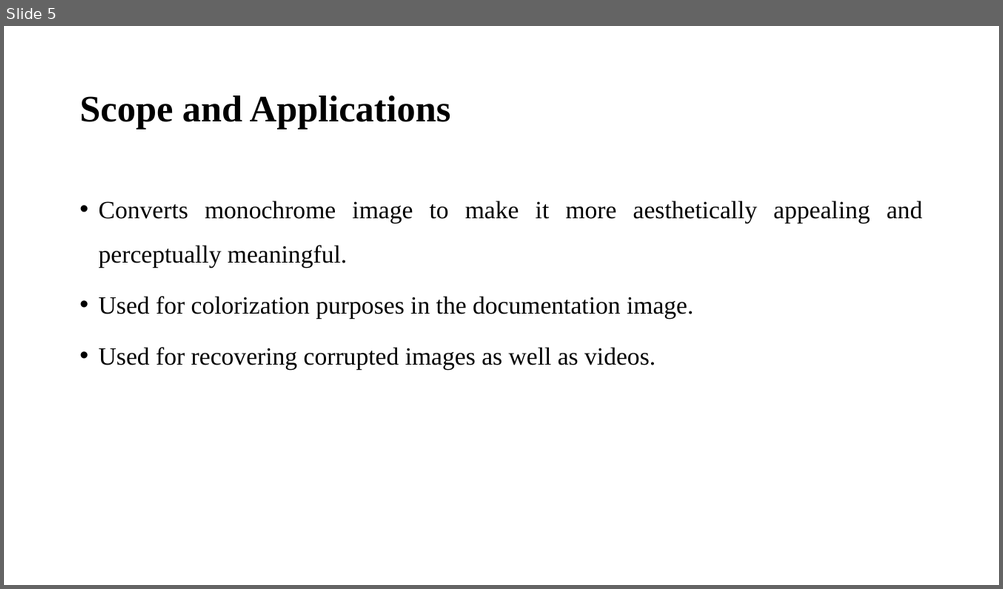
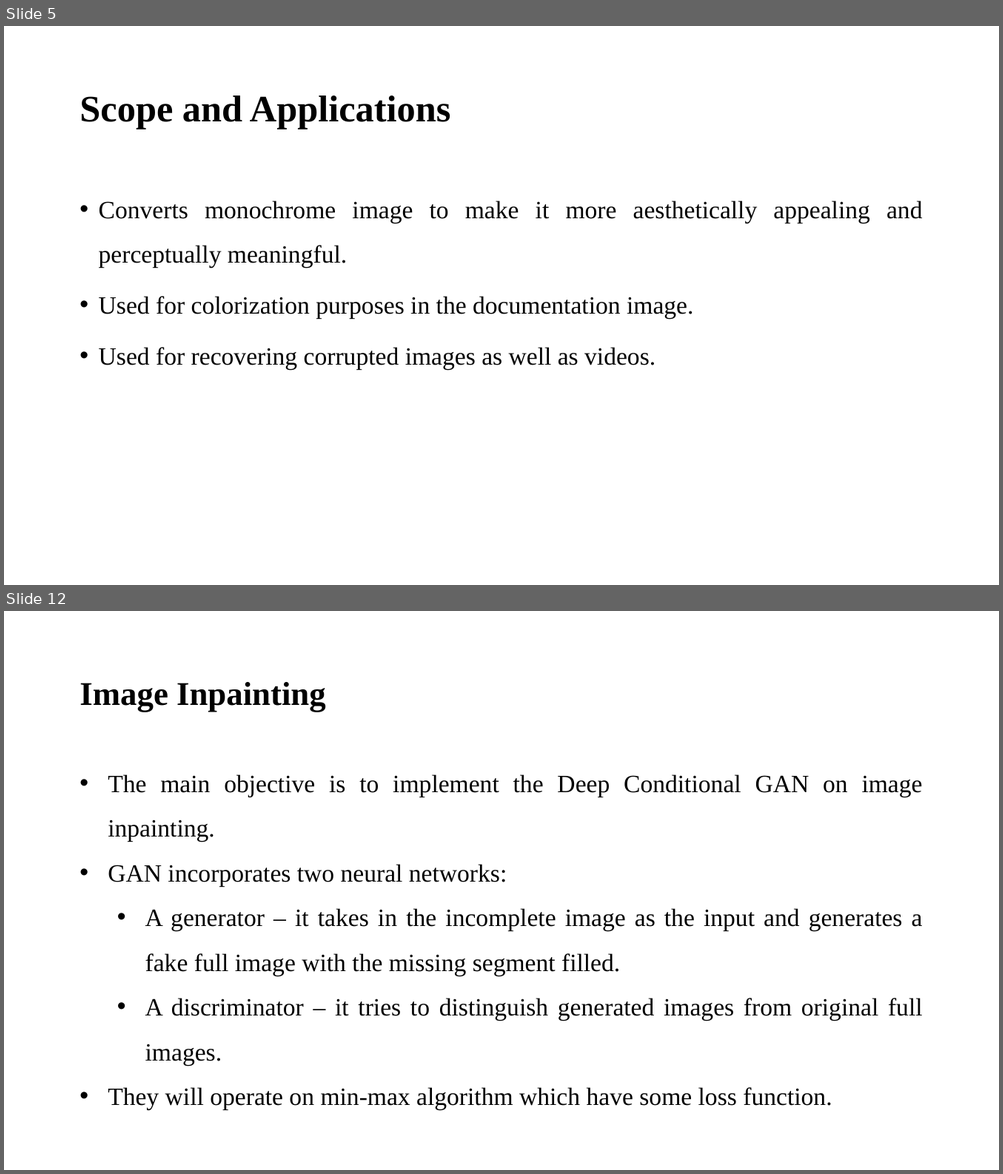
Before and after one commit to sujanW0W/MajorProject, a slide deck: Image colorization and Inpainting/Image inpainting and colourization.pptx. Shown one above the other, each under a label of ours: slide 5 before the commit, slides 5 and 12 after it; the slides between them are not shown. The pictures are 1003x589 and 1003x1174 pixels, drawn with LibreOffice and Linux fonts; fonts in the diff are those of the drawing. Boxes give left, top, right and bottom in pixels: in the first picture for what was removed or moved away, otherwise in the second. Text is boxed around its words. In the diff, an @@ line names an element or a change of style, - is before the commit and + after.

```diff
--- a/Image colorization and Inpainting/Image inpainting and colourization.pptx
+++ b/Image colorization and Inpainting/Image inpainting and colourization.pptx
@@ slide 12 added at [4,611,999,1170], background #FFFFFF @@
@@ title added at [79,682,326,712], 32 pt, text #000000, bold @@
+Image Inpainting
@@ text added at [108,775,922,1111], 24 pt, text #000000 @@
+• The main objective is to implement the Deep Conditional GAN on image inpainting.
+• GAN incorporates two neural networks:
+  • A generator – it takes in the incomplete image as the input and generates a fake full image with the missing segment filled.
+  • A discriminator – it tries to distinguish generated images from original full images.
+• They will operate on min-max algorithm which have some loss function.
```
Also in this commit, not shown: 15 slides changed, 7 other slides added.
